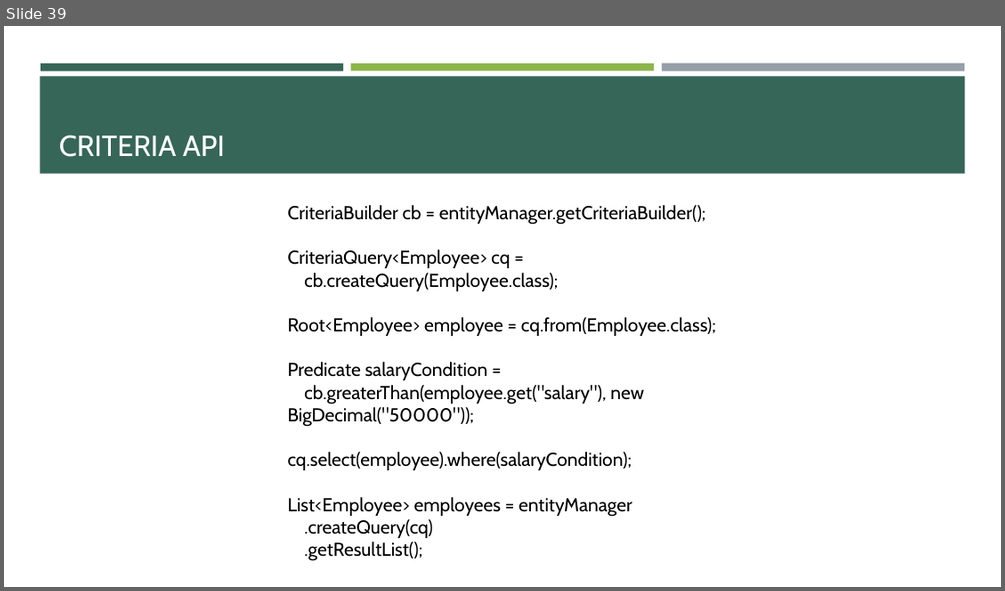
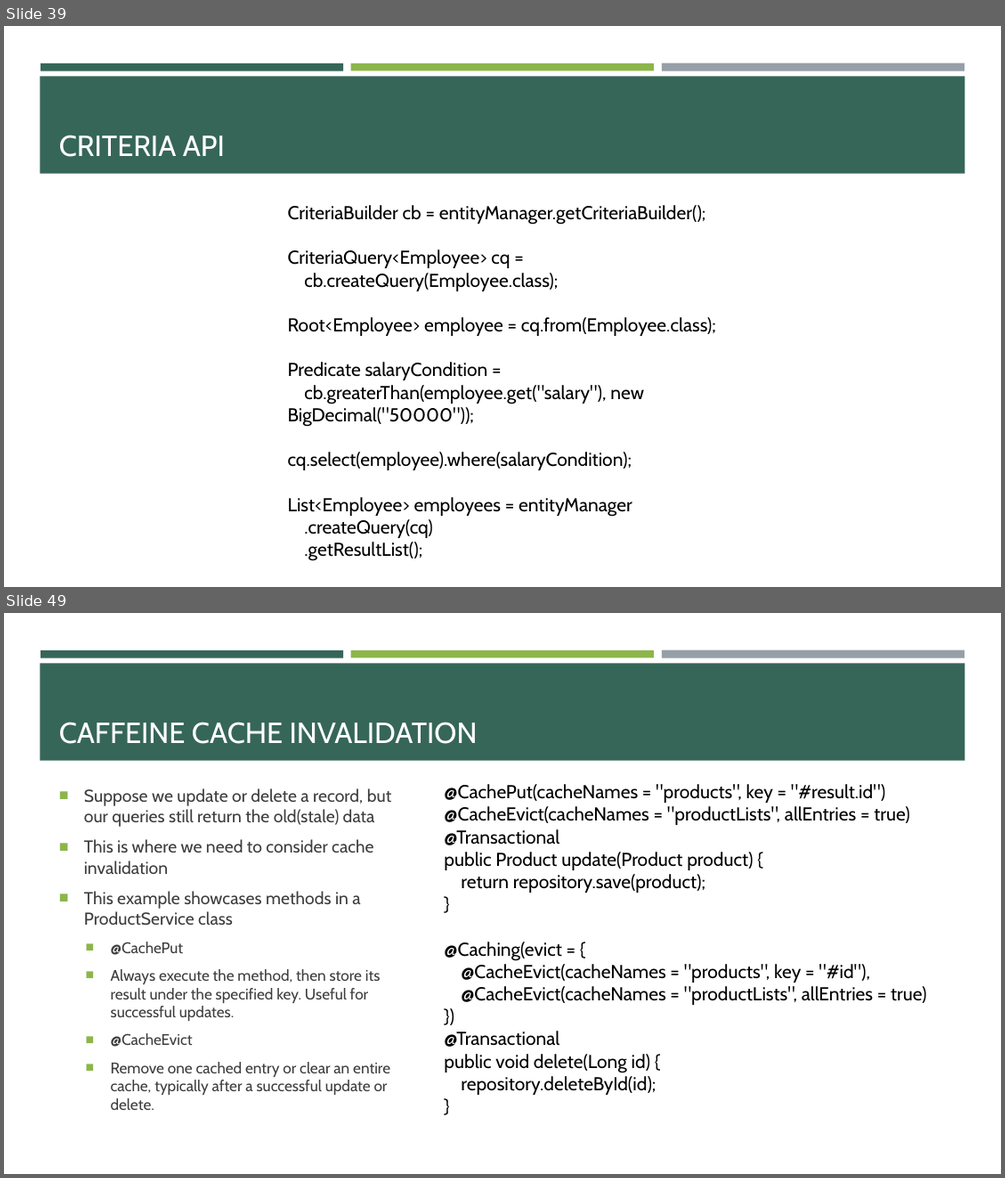
Before and after one commit to e-m-wilson/java-fs, a slide deck: Week_6/02_Hibernate_JPA_&_REST.pptx. Shown one above the other, each under a label of ours: slide 39 before the commit, slides 39 and 49 after it; the slides between them are not shown. The pictures are 1005x591 and 1005x1178 pixels, drawn with LibreOffice and Linux fonts; fonts in the diff are those of the drawing. Boxes give left, top, right and bottom in pixels: in the first picture for what was removed or moved away, otherwise in the second. Text is boxed around its words. In the diff, an @@ line names an element or a change of style, - is before the commit and + after.

```diff
--- a/Week_6/02_Hibernate_JPA_&_REST.pptx
+++ b/Week_6/02_Hibernate_JPA_&_REST.pptx
@@ slide 49 added at [4,613,1001,1174], background #FFFFFF; not listed: 4 template elements that a slide beside it also shows @@
@@ title added at [59,722,477,744], 28 pt, text #FFFFFF @@
+CAFFEINE CACHE INVALIDATION
@@ text added at [84,788,391,1110], 14.8 pt, text #3D3D3D @@
+■ Suppose we update or delete a record, but our queries still return the old(stale) data
+■ This is where we need to consider cache invalidation
+■ This example showcases methods in a ProductService class
+  ■ @CachePut
+  ■ Always execute the method, then store its result under the specified key. Useful for successful updates.
+  ■ @CacheEvict
+  ■ Remove one cached entry or clear an entire cache, typically after a successful update or delete.
@@ text added at [444,784,926,1094], 18 pt, text #000000 @@
+@CachePut(cacheNames = "products", key = "#result.id")
+@CacheEvict(cacheNames = "productLists", allEntries = true)
+@Transactional
+public Product update(Product product) {
+return repository.save(product);
+}
+@Caching(evict = {
+@CacheEvict(cacheNames = "products", key = "#id"),
+@CacheEvict(cacheNames = "productLists", allEntries = true)
+})
+@Transactional
+public void delete(Long id) {
+repository.deleteById(id);
+}
```
Also in this commit, not shown: 9 other slides added, 30 other files.
